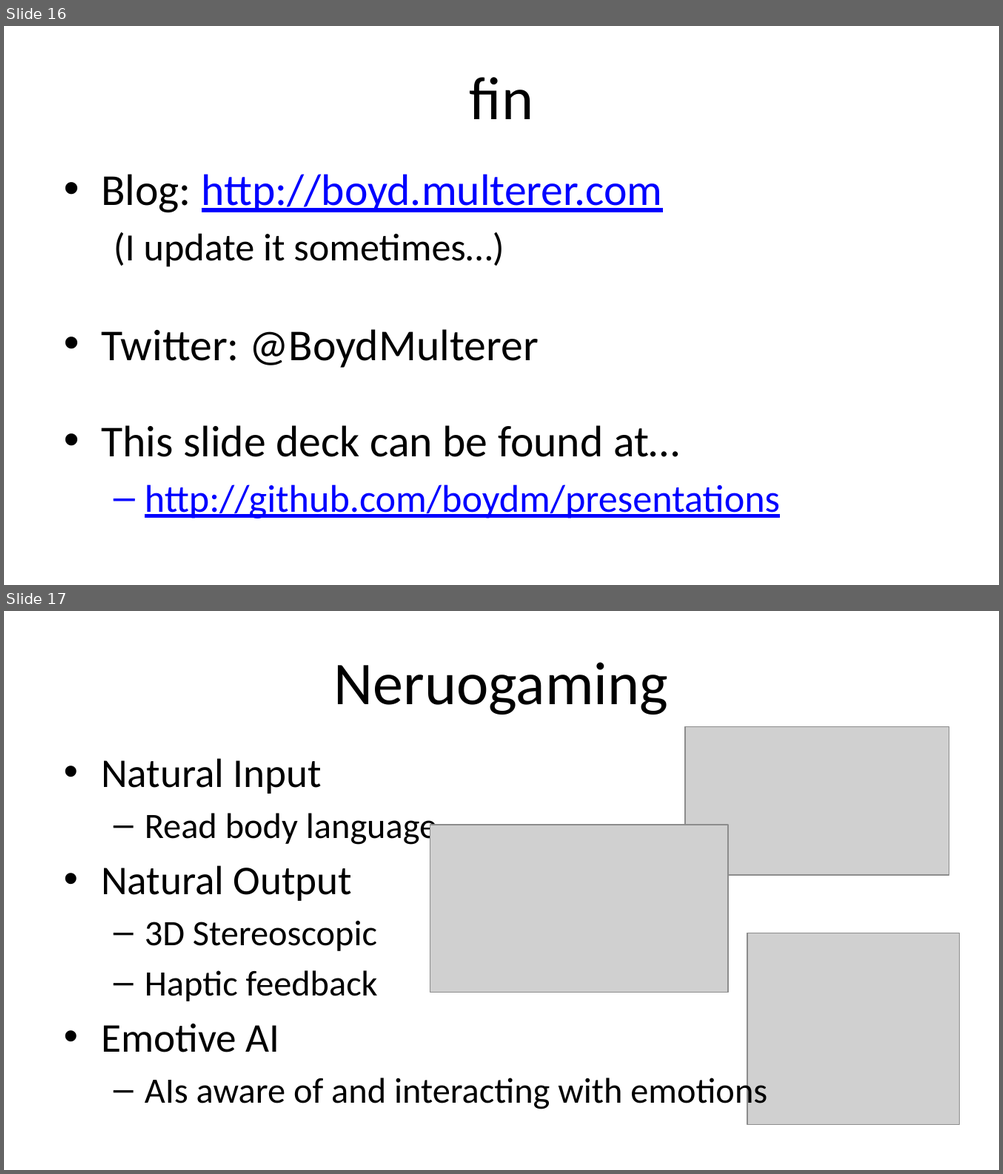
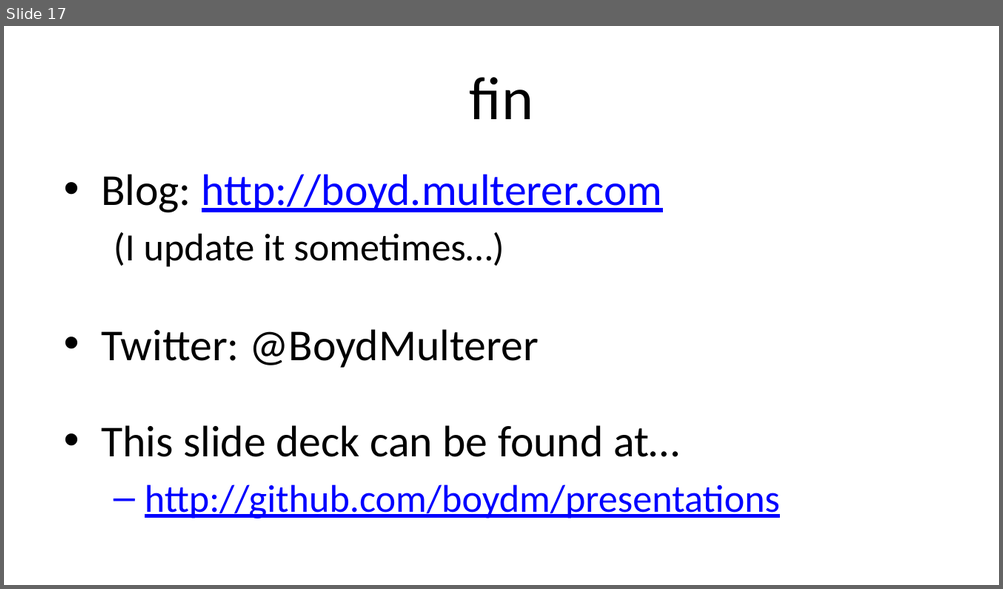
Before and after one commit to boydm/presentations, a slide deck: fmx_2015.16x9.pptx. Shown one above the other, each under a label of ours: slides 16 and 17 before the commit, slide 17 after it. The pictures are 1003x1174 and 1003x589 pixels, drawn with LibreOffice and Linux fonts; fonts in the diff are those of the drawing; grey boxes stand for pictures. Boxes give left, top, right and bottom in pixels: in the first picture for what was removed or moved away, otherwise in the second. Text is boxed around its words. In the diff, an @@ line names an element or a change of style, - is before the commit and + after.

```diff
--- a/fmx_2015.16x9.pptx
+++ b/fmx_2015.16x9.pptx
@@ slide 17 removed at bbox=[4, 611, 999, 1170], background #FFFFFF @@
@@ title removed at bbox=[334, 662, 668, 715] @@
-Neruogaming
@@ picture removed at bbox=[684, 726, 949, 874] @@
@@ text removed at bbox=[101, 758, 767, 1112] @@
-• Natural Input
-  – Read body language
-• Natural Output
-  – 3D Stereoscopic
-  – Haptic feedback
-• Emotive AI
-  – AIs aware of and interacting with emotions
@@ picture removed at bbox=[430, 825, 728, 993] @@
@@ picture removed at bbox=[747, 933, 959, 1125] @@
@@ what was slide 16 is now slide 17 @@
```
Also in this commit, not shown: 1 slide changed, 2 slides added, 3 other slides removed.
